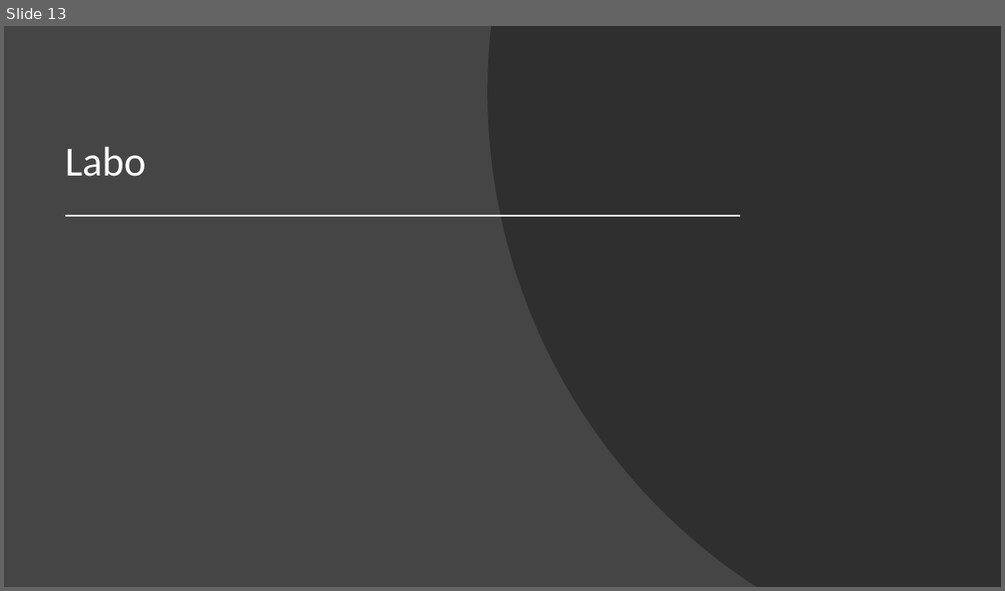
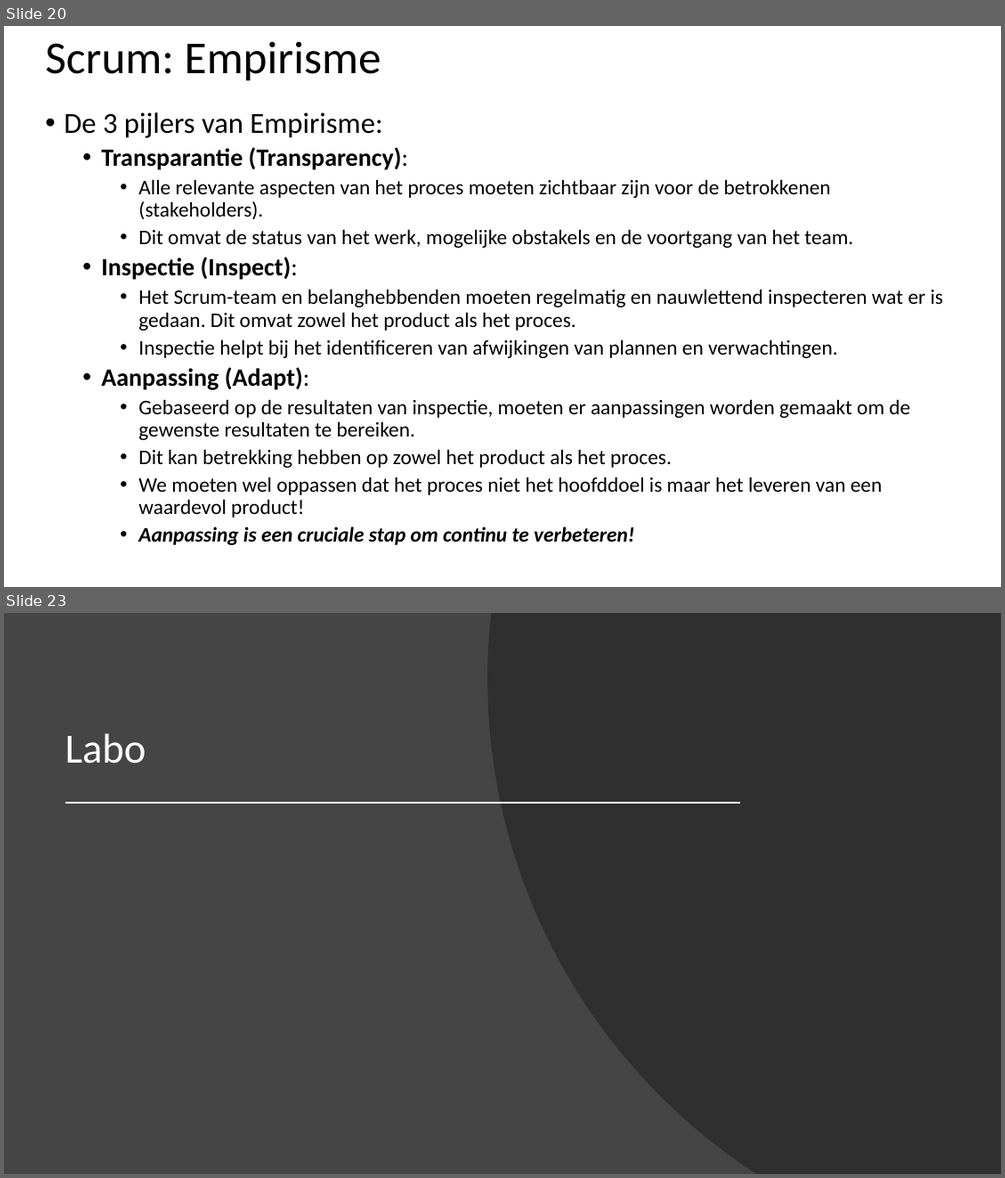
Before and after one commit to Fleximinded/BasicCSharp, a slide deck: Powerpoints/Projectmanagement.pptx. Shown one above the other, each under a label of ours: slide 13 before the commit, slides 20 and 23 after it; the slides between them are not shown. The pictures are 1005x591 and 1005x1178 pixels, drawn with LibreOffice and Linux fonts; fonts in the diff are those of the drawing. Boxes give left, top, right and bottom in pixels: in the first picture for what was removed or moved away, otherwise in the second. Text is boxed around its words. In the diff, an @@ line names an element or a change of style, - is before the commit and + after.

```diff
--- a/Powerpoints/Projectmanagement.pptx
+++ b/Powerpoints/Projectmanagement.pptx
@@ slide 20 added at bbox=[4, 26, 1001, 587], background #FFFFFF @@
@@ title added at bbox=[45, 41, 381, 81], 44 pt, text #000000 @@
+Scrum: Empirisme
@@ text added at bbox=[64, 112, 943, 545], 20 pt, text #000000 @@
+• De 3 pijlers van Empirisme:
+  • Transparantie (Transparency):
+    • Alle relevante aspecten van het proces moeten zichtbaar zijn voor de betrokkenen (stakeholders).
+    • Dit omvat de status van het werk, mogelijke obstakels en de voortgang van het team.
+  • Inspectie (Inspect):
+    • Het Scrum-team en belanghebbenden moeten regelmatig en nauwlettend inspecteren wat er is gedaan. Dit omvat zowel het product als het proces.
+    • Inspectie helpt bij het identificeren van afwijkingen van plannen en verwachtingen.
+  • Aanpassing (Adapt):
+    • Gebaseerd op de resultaten van inspectie, moeten er aanpassingen worden gemaakt om de gewenste resultaten te bereiken.
+    • Dit kan betrekking hebben op zowel het product als het proces.
+    • We moeten wel oppassen dat het proces niet het hoofddoel is maar het leveren van een waardevol product!
+    • Aanpassing is een cruciale stap om continu te verbeteren!
@@ what was slide 13 is now slide 23 @@
```
Also in this commit, not shown: 11 other slides added, 2 slides removed, 10 other files.
